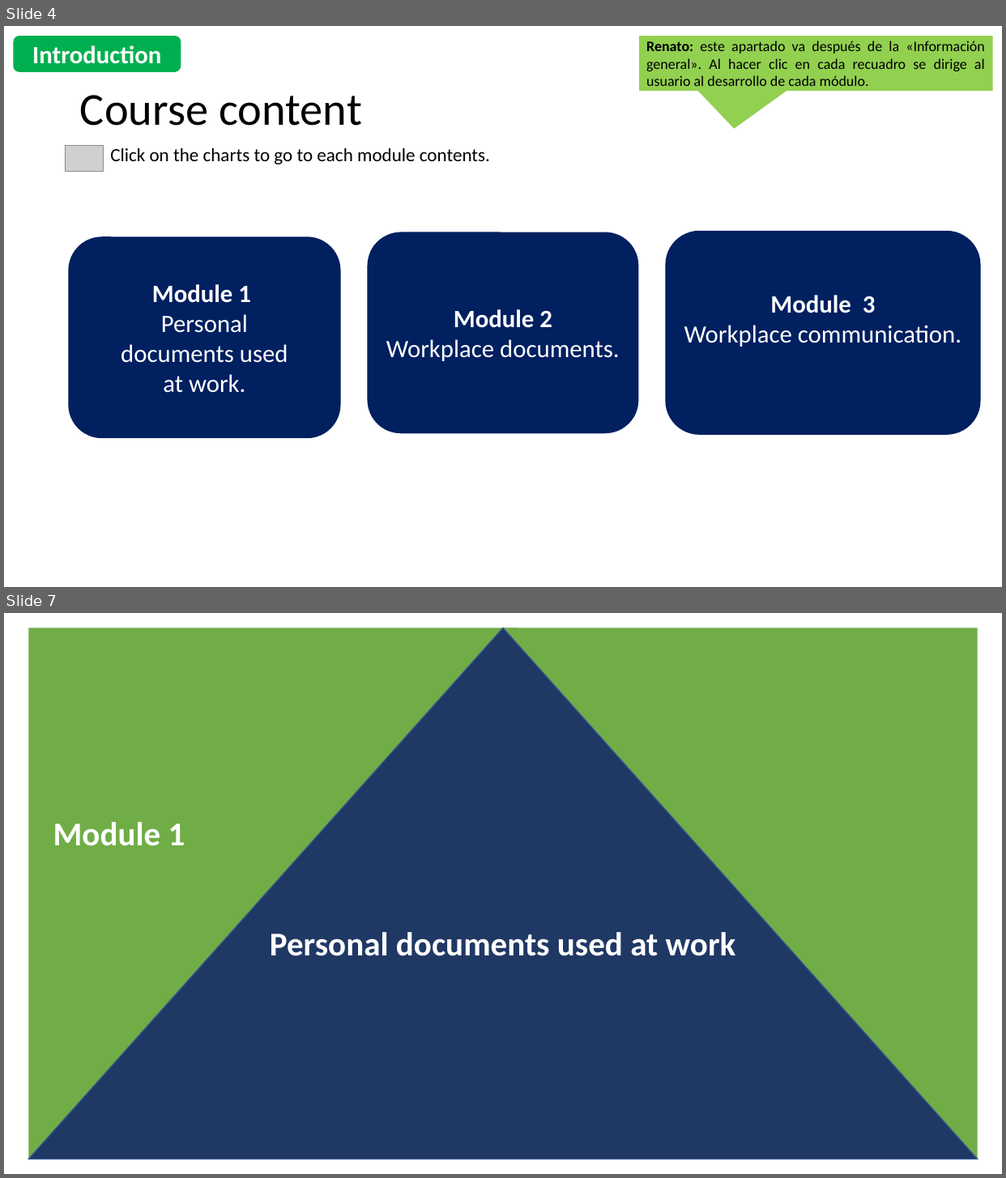
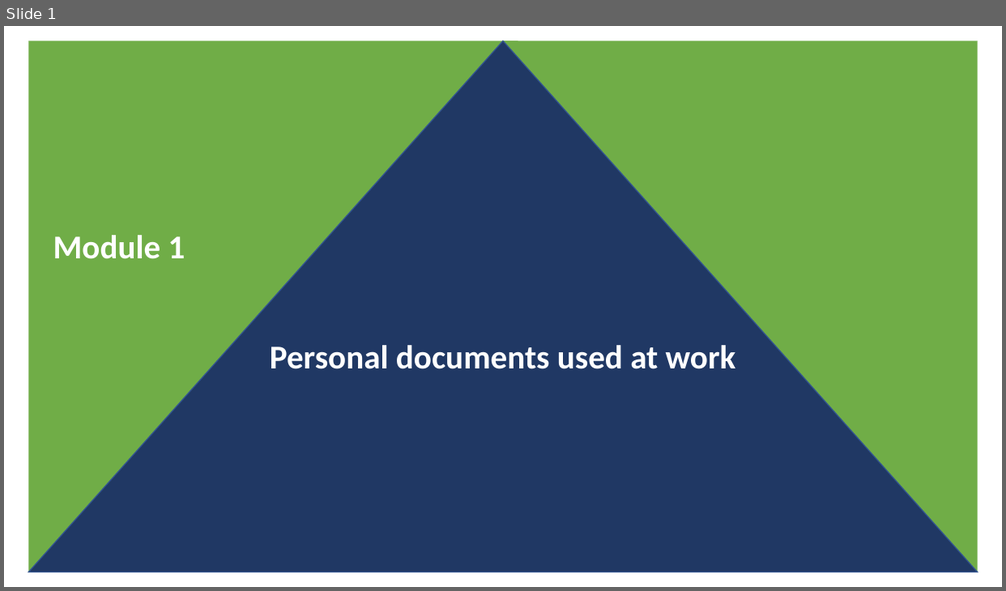
Before and after one commit to CelulaDGDAIE/CelulaDGDAIE.github.io, a slide deck: EducacionContinua/EEOI/Maqueta Módulos 0 y 1_Expresión escrita y oral en inglés-16jul2022.pptx. Shown one above the other, each under a label of ours: slides 4 and 7 before the commit, slide 1 after it; the slides between them are not shown. The pictures are 1006x1178 and 1006x591 pixels, drawn with LibreOffice and Linux fonts; fonts in the diff are those of the drawing; grey boxes stand for pictures. Boxes give left, top, right and bottom in pixels: in the first picture for what was removed or moved away, otherwise in the second. Text is boxed around its words. In the diff, an @@ line names an element or a change of style, - is before the commit and + after.

```diff
--- a/EducacionContinua/EEOI/Maqueta Módulos 0 y 1_Expresión escrita y oral en inglés-16jul2022.pptx
+++ b/EducacionContinua/EEOI/Maqueta Módulos 0 y 1_Expresión escrita y oral en inglés-16jul2022.pptx
@@ slide 4 removed at (4, 26, 1002, 587), background #FFFFFF @@
@@ rounded rectangle removed at (13, 36, 181, 72) @@
-Introduction
@@ speech box removed at (640, 36, 993, 91) @@
-Renato: este apartado va después de la «Información general». Al hacer clic en cada recuadro se dirige al usuario al desarrollo de cada módulo.
@@ title removed at (80, 95, 362, 126) @@
-Course content
@@ picture removed at (66, 145, 104, 171) @@
@@ text removed at (110, 148, 490, 165) @@
-Click on the charts to go to each module contents.
@@ rounded rectangle removed at (68, 237, 341, 438) @@
-Module 1
-Personal documents used at work.
@@ rounded rectangle removed at (367, 232, 640, 435) @@
-Module 2
-Workplace documents.
@@ rounded rectangle removed at (666, 231, 981, 436) @@
-Module 3
-Workplace communication.
@@ what was slide 7 is now slide 1 @@
```
Also in this commit, not shown: 5 other slides removed, 6 other files.
